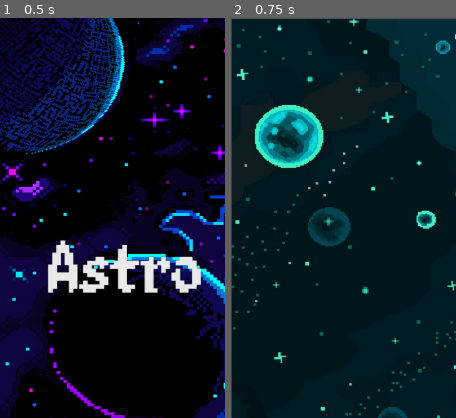
Above: before the commit, frames 1-2 (left to right).
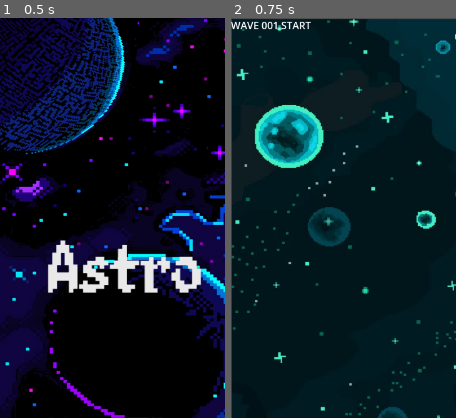
Above: after the commit, the same moments.

Repository: musadoverao69/DDJD
Game: Godot game, scene res://Scenes/Menu.tscn
The game is run twice, just before and just after one commit, with the same random seed, the same clock (stepped at 60 frames per second) and the same inputs.
Inputs (mouse positions are % of the whole screen's width and height, from its top left):
- Up to frame 1 (0.5 s): no input
- Up to frame 2 (0.75 s): click (49, 73) at 0.5 s
The pictures show only the part of the screen within x 0-50%, y 0-50%; the shares and areas given below are measured in that part.

Frame 1 is identical in both runs. In frame 2, 0.4% of the frame differs, in the area x 0-36%, y 0-3%.

Commit message:
waves e novo inimigo

Diff:
--- a/Scenes/EnemyShooter.tscn
+++ b/Scenes/EnemyShooter.tscn
@@ -1,6 +1,7 @@
-[gd_scene load_steps=4 format=3 uid="uid://bqcag47hi80ty"]
+[gd_scene load_steps=5 format=3 uid="uid://dv6125bir4jsb"]
 
 [ext_resource type="Script" path="res://enemy_shooter.gd" id="1_5qky1"]
+[ext_resource type="PackedScene" uid="uid://bhbw3srww6c2d" path="res://Scenes/LetterProjectile.tscn" id="2_bx7xh"]
 [ext_resource type="Texture2D" uid="uid://canecrj08g2ml" path="res://Textures/enemyShip.png" id="2_u5xqm"]
 
 [sub_resource type="CircleShape2D" id="CircleShape2D_xe6bj"]
@@ -8,6 +9,7 @@
 
 [node name="EnemyShooter" type="Area2D"]
 script = ExtResource("1_5qky1")
+letter_scene = ExtResource("2_bx7xh")
 
 [node name="Sprite2D" type="Sprite2D" parent="."]
 position = Vector2(0, -0.05)
@@ -18,18 +20,23 @@
 position = Vector2(0, -8)
 shape = SubResource("CircleShape2D_xe6bj")
 
-[node name="RichTextLabel" type="RichTextLabel" parent="."]
-offset_left = -32.0
-offset_top = 32.0
-offset_right = 96.0
-offset_bottom = 64.0
+[node name="WordLabel" type="RichTextLabel" parent="."]
+offset_left = -48.0
+offset_top = 40.0
+offset_right = 63.0
+offset_bottom = 72.0
 scale = Vector2(1.5, 1.5)
+size_flags_horizontal = 6
+size_flags_vertical = 6
 bbcode_enabled = true
 fit_content = true
 scroll_active = false
 autowrap_mode = 2
 
 [node name="ShootTimer" type="Timer" parent="."]
+autostart = true
 
 [node name="LettersSpawner" type="Node2D" parent="."]
 position = Vector2(0, 24)
+
+[connection signal="timeout" from="ShootTimer" to="." method="_on_shoot_timer_timeout"]
--- a/Scenes/LetterProjectile.tscn
+++ b/Scenes/LetterProjectile.tscn
@@ -6,6 +6,7 @@
 size = Vector2(48, 45)
 
 [node name="LetterProjectile" type="Area2D"]
+collision_layer = 3
 script = ExtResource("1_3lc2r")
 
 [node name="Label" type="Label" parent="."]
@@ -18,6 +19,17 @@
 vertical_alignment = 1
 autowrap_mode = 2
 
+[node name="ColorRect" type="ColorRect" parent="Label"]
+layout_mode = 1
+anchors_preset = -1
+anchor_right = 0.998
+anchor_bottom = 0.993
+offset_right = -1.926
+offset_bottom = -0.783001
+color = Color(0, 0, 0, 0.666667)
+
 [node name="CollisionShape2D" type="CollisionShape2D" parent="."]
 position = Vector2(0, 1.5)
 shape = SubResource("RectangleShape2D_lwg4r")
+
+[connection signal="area_entered" from="." to="." method="_on_area_entered"]
--- a/Scenes/Main.tscn
+++ b/Scenes/Main.tscn
@@ -1,10 +1,11 @@
-[gd_scene load_steps=14 format=3 uid="uid://dha08oajfbq82"]
+[gd_scene load_steps=15 format=3 uid="uid://dha08oajfbq82"]
 
 [ext_resource type="Script" path="res://main.gd" id="1_tcf02"]
 [ext_resource type="PackedScene" uid="uid://dog6dnupt7s46" path="res://Scenes/Enemy.tscn" id="2_mtbg6"]
+[ext_resource type="PackedScene" uid="uid://dv6125bir4jsb" path="res://Scenes/EnemyShooter.tscn" id="3_350oi"]
 [ext_resource type="Script" path="res://player.gd" id="3_t0w0c"]
 [ext_resource type="Texture2D" uid="uid://bdingj2rutr0n" path="res://Textures/Background.jpg" id="3_t6k68"]
-[ext_resource type="PackedScene" uid="uid://bugs7vofjtnlk" path="res://Scenes/Powerup.tscn" id="3_u5f3q"]
+[ext_resource type="PackedScene" uid="uid://bafdyborke2hu" path="res://Scenes/Powerup.tscn" id="3_u5f3q"]
 [ext_resource type="Texture2D" uid="uid://bs3vb325a3xp1" path="res://Textures/player_sheet.png" id="5_ageo2"]
 [ext_resource type="Script" path="res://hud.gd" id="6_ji0j8"]
 [ext_resource type="Texture2D" uid="uid://cuxgksg2sewjj" path="res://Textures/Heart.png" id="7_4yrta"]
@@ -32,6 +33,7 @@
 [node name="Main" type="Node2D"]
 script = ExtResource("1_tcf02")
 enemy_scene = ExtResource("2_mtbg6")
+enemy_shooter_scene = ExtResource("3_350oi")
 powerup_scene = ExtResource("3_u5f3q")
 
 [node name="Background" type="Sprite2D" parent="."]
@@ -42,6 +44,7 @@
 [node name="Player" type="Area2D" parent="." groups=["player"]]
 position = Vector2(376, 1192)
 scale = Vector2(0.267, 0.22)
+collision_mask = 3
 script = ExtResource("3_t0w0c")
 
 [node name="Sprite2D" type="Sprite2D" parent="Player"]
@@ -150,6 +153,10 @@
 horizontal_alignment = 1
 vertical_alignment = 1
 
+[node name="WaveLabel" type="Label" parent="HUD"]
+offset_right = 40.0
+offset_bottom = 23.0
+
 [node name="AudioStreamPlayer2D" type="AudioStreamPlayer2D" parent="."]
 position = Vector2(363, 668)
 scale = Vector2(1.03429, 0.951429)
--- a/enemy_shooter.gd
+++ b/enemy_shooter.gd
@@ -5,11 +5,15 @@
 var target_word: String = ""  # Palavra do inimigo
 var typed_word: String = ""  # O que o jogador digitou
 
+signal destroyed
+
 func _ready():
 	$WordLabel.bbcode_enabled = true
 	$WordLabel.text = target_word  # Exibir a palavra
-	print("Inimigo atirador criado com a palavra:", target_word)
+	$ShootTimer.wait_time = 8.0
 	$ShootTimer.start()  # Inicia o timer de disparo
+	$ShootTimer.timeout.connect(_on_ShootTimer_timeout)
+	_on_ShootTimer_timeout() # Força o disparo
 
 func _process(delta):
 	position.y += speed * delta  # Movimentação para baixo
@@ -27,6 +31,9 @@
 
 func destroy_enemy():
 	print("Inimigo destruído!")
+
+	# Emite o sinal de que o inimigo foi destruído
+	emit_signal("destroyed")
 	queue_free()
 
 func _on_ShootTimer_timeout():
@@ -34,7 +41,15 @@
 
 func shoot_letter():
 	if letter_scene:
-		var letter_projectile = letter_scene.instantiate()
-		letter_projectile.position = $LettersSpawner.global_position
-		letter_projectile.letter = String.chr(randi_range(65, 90))  # Letra aleatória (A-Z)
-		get_parent().add_child(letter_projectile)
+		var angles = [-PI - PI / 4, -PI - PI / 2, 2 * -PI + PI / 4]
+		for angle in angles:
+			var letter_projectile = letter_scene.instantiate()
+			letter_projectile.position = $LettersSpawner.global_position
+			letter_projectile.letter = String.chr(randi_range(65, 90))  # Letra aleatória (A-Z)
+			letter_projectile.direction = Vector2.from_angle(angle)
+			get_parent().add_child(letter_projectile)
+
+
+
+func _on_shoot_timer_timeout() -> void:
+	pass # Replace with function body.
--- a/hud.gd
+++ b/hud.gd
@@ -3,6 +3,9 @@
 @export var initial_lives: int = 3  # Número inicial de vidas
 var lives: int
 @onready var life_icons := [$LifeCounter/Life1, $LifeCounter/Life2, $LifeCounter/Life3]  # Lista de corações
+@onready var scoreLabel := $Score
+@onready var wave_label := $WaveLabel
+var score: int = 0
 
 func _ready():
 	lives = initial_lives
@@ -10,16 +13,9 @@
 	$PauseButton.pressed.connect(toggle_pause)
 	Signals.on_score_increment.connect(self._on_score_increment)
 
-
-
-
-@onready var scoreLabel := $Score
-var score: int = 0
-
 func _on_score_increment(amount: int):
 	score += amount
 	$Score.text = str(score)
-
 
 # Função para alternar o estado de pausa
 func toggle_pause():
@@ -36,8 +32,6 @@
 	get_tree().paused = false  # Despausa antes de mudar de cena
 	get_tree().change_scene_to_file("res://Scenes/Menu.tscn")  # Muda para o menu principal
 
-
-
 # Atualiza o texto do contador de vidas
 func update_life_counter():
 	$LifeCounter/Label.text = "X " + str(lives)
@@ -47,7 +41,6 @@
 			life_icons[i].visible = true  # Mantém visível se o jogador ainda tiver essa vida
 		else:
 			life_icons[i].visible = false  # Esconde se a vida foi perdida
-
 
 # Reduz vidas e verifica fim de jogo
 func lose_life():
--- a/letter_projectile.gd
+++ b/letter_projectile.gd
@@ -6,7 +6,7 @@
 
 func _ready():
 	$Label.text = letter  # Define a letra do projétil
-	direction = Vector2(randf_range(-1, 1), randf_range(-1, 1)).normalized()  # Direção aleatória
+	connect("body_entered", Callable(self, "_on_body_entered"))
 
 func _process(delta):
 	position += direction * speed * delta  # Move a letra
@@ -14,3 +14,13 @@
 	# Remove a letra se sair da tela
 	if position.x < 0 or position.x > get_viewport_rect().size.x or position.y < 0 or position.y > get_viewport_rect().size.y:
 		queue_free()
+
+func _on_body_entered(body):
+	if body.is_in_group("player"):
+		print("🚀 Letra colidiu com o player!")
+		queue_free()  # Remove o projétil ao colidir com o player
+
+
+func _on_area_entered(area):
+	if area.is_in_group("player"):
+		queue_free()  # Remove o projétil ao colidir com o player
--- a/main.gd
+++ b/main.gd
@@ -1,13 +1,22 @@
 extends Node2D
 
 @export var enemy_scene: PackedScene  # Cena do inimigo
+@export var enemy_shooter_scene: PackedScene # Cena do novo inimigo
 @export var powerup_scene: PackedScene
 @export var spawn_interval: float = 2.0  # Tempo entre spawns
+@export var total_waves := 10  # Número total de waves
+@export var spawn_delay: float = 1.5
 
+var current_wave := 1  # Começa na wave 1
+var enemies_remaining := 0  # Contador de inimigos restantes
 var spawn_timer: float = 0.0
 var enemies_destroyed: int = 0
 var min_x: float = 20
 var max_x: float = 700
+
+@onready var hud := $HUD
+@onready var wave_label := $HUD/WaveLabel  # Certifique-se de ter um Label na HUD
+
 
 var words := [
 	"space", "galaxy", "planet", "asteroid", "blackhole",
@@ -16,11 +25,8 @@
 	"sprite", "pixelart", "viewport", "collision", "particles",
 	"feup", "there", "happy", "tese", "put"]
 
-func _process(delta):
-	spawn_timer += delta
-	if spawn_timer >= spawn_interval:
-		spawn_timer = 0
-		spawn_enemy()
+func _ready():
+	start_wave()  # Começa a primeira wave quando o jogo iniciar
 
 func spawn_enemy():
 	if enemy_scene:
@@ -31,16 +37,19 @@
 		enemy.destroyed.connect(_on_enemy_destroyed)
 		add_child(enemy)
 
+
 func _on_enemy_destroyed():
-	enemies_destroyed += 1
-	if enemies_destroyed % 20 == 0:
-		spawn_powerup()
+	enemies_remaining -= 1  # Reduz o número de inimigos restantes
+	print("💀 Inimigo destruído! Restantes:", enemies_remaining)  # Debug
+
+	# 🚨 Garante que a wave só termina quando todos os inimigos forem eliminados
+	if enemies_remaining <= 0:
+		check_wave_complete()
 
 func spawn_powerup():
 	if powerup_scene:
 		var powerup = powerup_scene.instantiate()
 		powerup.position = Vector2(randf() * get_viewport_rect().size.x, 0)
-
 		# Sorteia aleatoriamente entre os tipos de power-ups
 		var powerup_type = randi() % 2  # 0 ou 1
 
@@ -51,8 +60,6 @@
 
 		add_child(powerup)
 		print("🎁 Power-up liberado: " + ( "Destruir todos" if powerup.type == "destroy" else "Invencibilidade"))
-
-
 
 func _input(event):
 	if event is InputEventKey and event.pressed and not event.echo:
@@ -65,9 +72,48 @@
 				if enemy.has_method("add_letter"):  # Garante que o inimigo tem a função
 					enemy.add_letter(character)
 
-
 func _on_home_button_pressed():
-	print("🏠 HomeButton pressionado!")  # Debug
 	get_tree().paused = false  # Despausa antes de mudar de cena
 	var result = get_tree().change_scene_to_file("res://Scenes/Menu.tscn")  # Tenta mudar de cena
-	print("Mudança de cena resultado:", result)  # Debug
+
+func start_wave():
+	wave_label.text = "WAVE " + str(current_wave).pad_zeros(3) + " START"
+	wave_label.show()
+	await get_tree().create_timer(2).timeout  # Exibe por 2 segundos
+	wave_label.hide()
+
+	# 🚨 Corrigindo a contagem de inimigos antes de iniciar a wave
+	var enemies_to_spawn = current_wave * 3
+	enemies_remaining = enemies_to_spawn
+
+	# ⏳ Spawnando os inimigos com delay entre cada um
+	for i in range(enemies_to_spawn):
+		await get_tree().create_timer(0.5).timeout  # Pequeno delay para evitar spawn instantâneo
+		spawn_enemy()
+
+func check_wave_complete():
+	if enemies_remaining <= 0:
+		if current_wave < total_waves:
+			await get_tree().create_timer(1).timeout  # Pequena pausa antes da nova wave
+			current_wave += 1
+			show_wave_complete()
+		else:
+			game_won()  # Se for a última wave, o jogo termina
+
+func show_wave_complete():
+	hud.hide()  # Esconde a HUD temporariamente
+	wave_label.text = "WAVE " + str(current_wave).pad_zeros(3) + " CLEAR"
+	wave_label.show()
+
+	await get_tree().create_timer(3).timeout  # Exibe por 3 segundos
+	wave_label.hide()
+	hud.show()  # Mostra a HUD novamente
+
+	start_wave()  # Inicia a próxima wave
+
+func game_won():
+	hud.hide()
+	wave_label.text = "🎉 GAME COMPLETE 🎉\nSCORE: " + str(hud.score)
+	wave_label.show()
+	await get_tree().create_timer(5).timeout
+	get_tree().change_scene_to_file("res://Scenes/Menu.tscn")  # Volta para o menu
--- a/player.gd
+++ b/player.gd
@@ -70,7 +70,6 @@
 	if powerup_type == "destroy":
 		powerup_active = true
 		powerup_light.visible = true
-		print("💣 Power-up ativado: Pressione ENTER para destruir todas as naves!")
 	elif powerup_type == "invincibility":
 		activate_invincibility()  # Chama a função correta de invencibilidade
 
--- a/powerup.gd
+++ b/powerup.gd
@@ -14,7 +14,7 @@
 		sprite.texture = preload("res://Textures/shield.png")
 
 	# Ajustar o tamanho do sprite
-	sprite.scale = Vector2(0.08, 0.08)
+	sprite.scale = Vector2(0.05, 0.05)
 
 func _process(delta):
 	position.y += speed * delta  # Move o power-up para baixo
@@ -23,7 +23,6 @@
 
 func _on_area_entered(area):
 	if area.name == "Player":
-		print("✨ Power-up coletado!")
 		if type == "destroy":
 			area.apply_powerup("destroy")  # Aplica o power-up de destruir todos os inimigos
 		elif type == "invincibility":
Not shown: 1 places in Scenes/LetterProjectile.tscn that only renumber resources
Not shown: 1 places in Scenes/Powerup.tscn that only renumber resources
